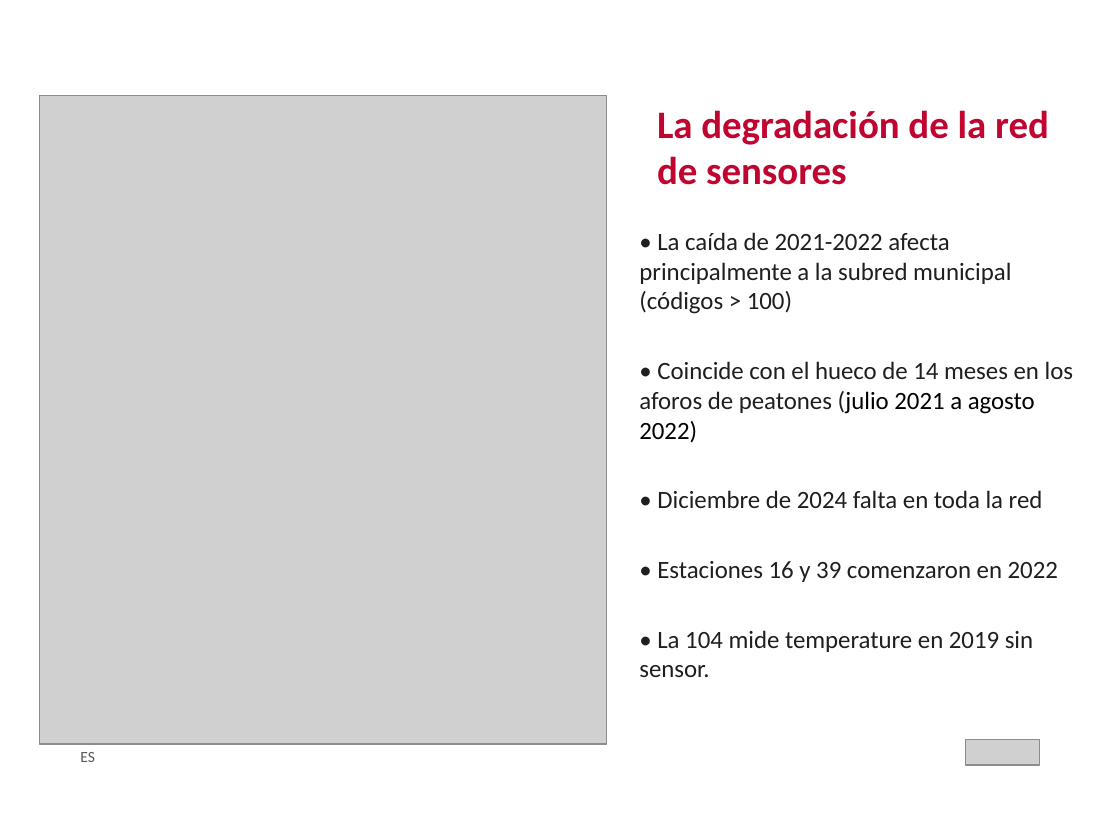
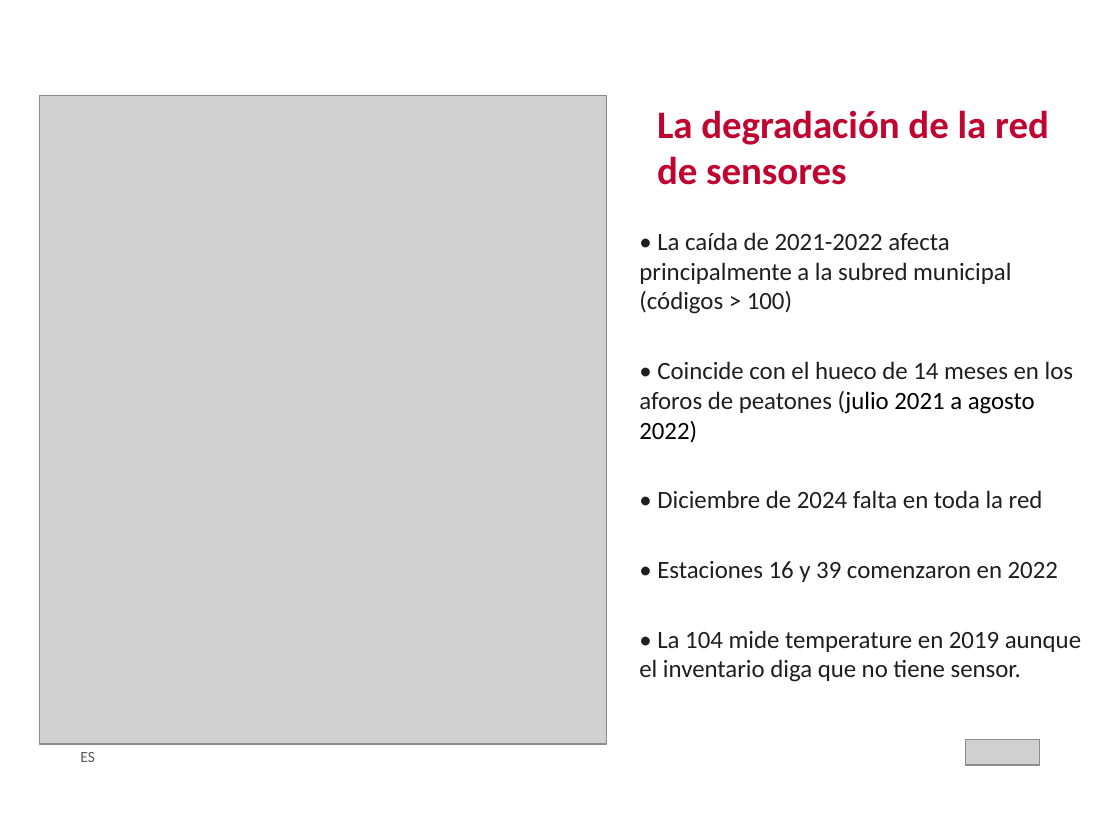
Before and after one commit to crismo04/TFM-cloud-soliutions-to-public-data, a slide deck: slide 16 of master's thesis/TFM_MII_Cloud_AI_PublicData_MolinaCristian_2026.pptx (slide 17 before the commit). Drawn at 1120x840 pixels with LibreOffice and Linux fonts; fonts in the diff are those of the drawing; grey boxes stand for pictures; background and template pictures are left out. Boxes give left, top, right and bottom in pixels: in the first picture for what was removed or moved away, otherwise in the second. Text is boxed around its words. In the diff, an @@ line names an element or a change of style, - is before the commit and + after.

```diff
--- a/master's thesis/TFM_MII_Cloud_AI_PublicData_MolinaCristian_2026.pptx
+++ b/master's thesis/TFM_MII_Cloud_AI_PublicData_MolinaCristian_2026.pptx
@@ text at (x1=639, y1=630, x2=1081, y2=682): text changed @@
-• La 104 mide temperature en 2019 sin sensor.
+• La 104 mide temperature en 2019 aunque el inventario diga que no tiene sensor.
```
Also in this commit, not shown: 12 other slides changed, 1 slide removed, 1 other file.
